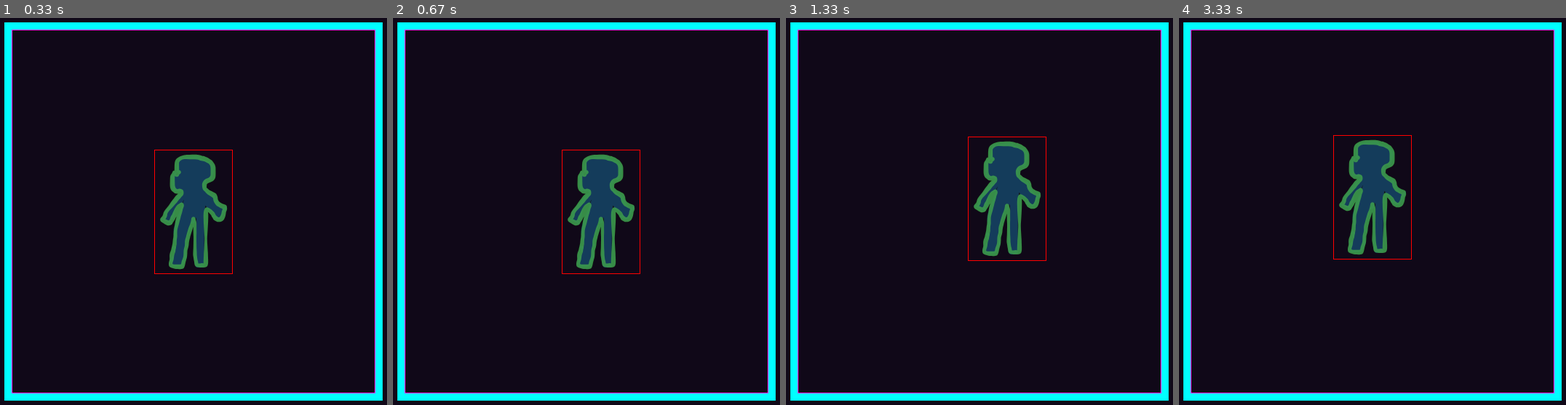
Above: before the commit, frames 1-4 (left to right).
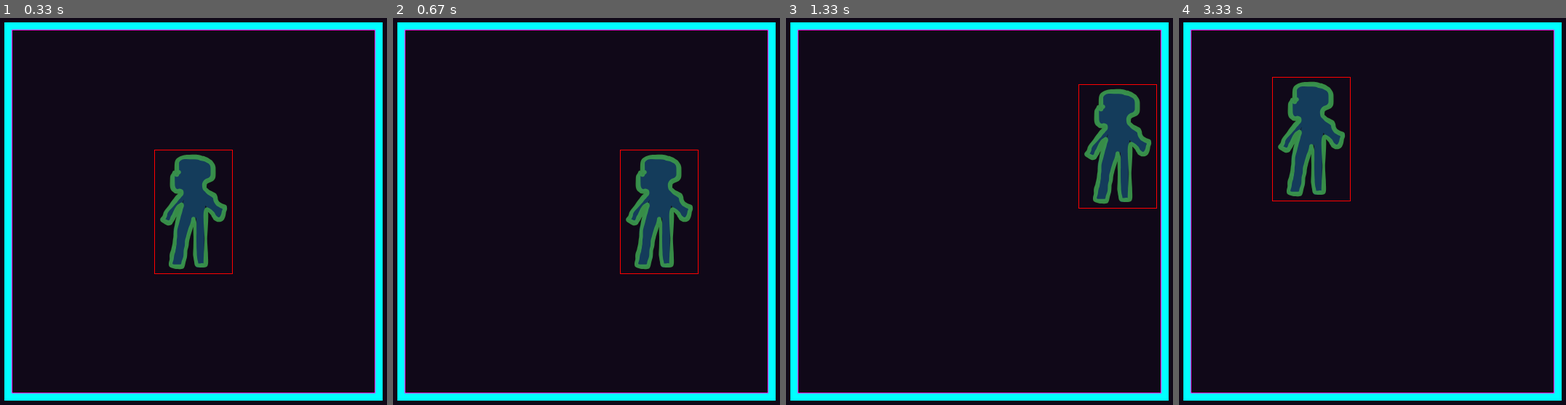
Above: after the commit, the same moments.

Repository: emmanuelvende/pygame-recipes
Game: pygame game, started from move_into_bounds.py
Two runs of this game, one before a commit and one after it. Both use one fixed random seed, a clock stepped at 60 frames per second and the inputs below.
Inputs:
- Up to frame 1 (0.33 s): no input
- Up to frame 2 (0.67 s): hold Right from 0.33 s (still down)
- Up to frame 3 (1.33 s): release Right at 0.8 s; hold Up 0.83-1.13 s; hold Right from 1.17 s (still down)
- Up to frame 4 (3.33 s): release Right at 1.63 s; hold Left 1.67-2.2 s; hold Down 2.23-2.53 s; hold Left 2.57-2.97 s; hold Up from 3 s (still down)

Frame 1 is identical in both runs. In frame 2, 6.3% of the frame differs, in the area x 43-79%, y 34-67%; in frame 3, 6.5%, in the area x 46-96%, y 17-63%; in frame 4, 6.5%.

Commit message:
Entity.get_rect() facility method

Diff:
--- a/morepygame/entity.py
+++ b/morepygame/entity.py
@@ -27,34 +27,55 @@
             self.pos[i] - center[i] for i in range(len(self._pos_vec))
         )
 
-    def stays_into_bounds(self, bounding_rect, x_offset=0, y_offset=0):
+    def get_rect(self):
         """
-        x_offset and y_offset shall be positive
+        Return a `pygame.Rect` indicating
         """
         if self.surface:
             w, h = self.surface.get_width(), self.surface.get_height()
             lefttop = self._display_pos
-            me_rect = pygame.Rect(lefttop, (w, h))
+            return pygame.Rect(lefttop, (w, h))
         else:
-            me_rect = pygame.Rect(self._pos_vec, (0, 0))
-        offset_top = me_rect.top - bounding_rect.top
-        offset_bottom = bounding_rect.bottom - me_rect.bottom
-        offset_left = me_rect.left - bounding_rect.left
-        offset_right = bounding_rect.right - me_rect.right
+            return pygame.Rect(self._pos_vec, (0, 0))
+
+    def stays_into_bounds(
+        self,
+        bounding_rect,
+        left_offset=0,
+        right_offset=0,
+        top_offset=0,
+        bottom_offset=0,
+    ):
+        """
+        `_offset` values are the allowed offsets out of bounds.
+
+        Example: if `top_offset == 10` then the entity is allowed to enter
+        10px at the top of the bounding rect.
+
+        A negative offset value indicates a distance to stay away from
+        the corresponding bounding edge.
+        """
+        me_rect = self.get_rect()
+        my_offset_top = me_rect.top - bounding_rect.top
+        my_offset_bottom = bounding_rect.bottom - me_rect.bottom
+        my_offset_left = me_rect.left - bounding_rect.left
+        my_offset_right = bounding_rect.right - me_rect.right
 
         dx, dy = 0, 0
-        if offset_top + y_offset < 0:
-            dy = abs(offset_top + y_offset)
-        elif offset_bottom + y_offset < 0:
-            dy = -abs(offset_bottom + y_offset)
-        if offset_left + x_offset < 0:
-            dx = abs(offset_left + x_offset)
-        elif offset_right + x_offset < 0:
-            dx = -abs(offset_right + x_offset)
-        if (dx,dy) != (0,0):
-            pos_v = Vec(self.pos)
-            pos_v += Vec(dx, dy)
-            self.pos = pos_v[0], pos_v[1]
+        if my_offset_top + top_offset < 0:
+            dy = abs(my_offset_top + top_offset)
+        elif my_offset_bottom + bottom_offset < 0:
+            dy = -abs(my_offset_bottom + bottom_offset)
+        if my_offset_left + left_offset < 0:
+            dx = abs(my_offset_left + left_offset)
+        elif my_offset_right + right_offset < 0:
+            dx = -abs(my_offset_right + right_offset)
+        if (dx, dy) != (0, 0):
+            self.pos += Vec(dx, dy)
+
+    def stay_out_of_bounds(self, bounding_rect):
+        pass
+
 
     def apply_image(self, img_filepath, colorkey=None):
         self.apply_surface(pygame.image.load(img_filepath), colorkey)
--- a/move_into_bounds.py
+++ b/move_into_bounds.py
@@ -1,5 +1,6 @@
 import pygame
 import morepygame
+import morepygame.keyboard
 from pygame import *
 from pygame.math import Vector2 as Vec
 
@@ -33,28 +34,15 @@
             if event.key == pygame.K_q:
                 running = False
 
-    keys_pressed = pygame.key.get_pressed()
-    dx, dy = 0, 0
-    if keys_pressed[K_LEFT]:
-        dx = -1
-    if keys_pressed[K_RIGHT]:
-        dx = 1
-    if keys_pressed[K_UP]:
-        dy = -1
-    if keys_pressed[K_DOWN]:
-        dy = 1
+    dxdy = morepygame.keyboard.get_moving_amount()
+    if dxdy:
+        player.pos += dxdy
 
-    pos = Vec(player.pos)
-    pos += Vec(dx, dy)
-    player.pos = pos
-
-    player.stays_into_bounds(inner_rect, x_offset=-10, y_offset=4)
+    player.stays_into_bounds(inner_rect, -10, 0, 10, 20)
 
     player.display_on_surface(screen)
-    rect = pygame.Rect(
-        player._display_pos,
-        (player.surface.get_rect().width, player.surface.get_rect().height),
-    )
-    pygame.draw.rect(screen, (255, 0, 0), rect, 1)
+    pygame.draw.rect(screen, (255, 0, 0), player.get_rect(), 1)
 
     pygame.display.flip()
+
+    clock.tick(60)
--- a/soccer.py
+++ b/soccer.py
@@ -1,5 +1,7 @@
 import pygame
 import morepygame
+import morepygame.keyboard
+from pygame.math import Vector2 as Vec
 
 
 def display_collision_on_surface(surface, entity, other):
@@ -13,7 +15,7 @@
         morepygame.draw_arrow(surface, collision_pos, collision_arrow_vec, 3, YELLOW)
 
 
-def manage_collision(entity, other):
+def manage_bouncing(entity, other):
     _, normal_vec = entity.collide(other, compute_normal=True)
     if normal_vec:
         entity.speed_vec.reflect_ip(normal_vec)
@@ -25,6 +27,7 @@
 BALL_COLOR = 128, 222, 248
 WHITE = 242, 242, 232
 OFFSET = 50
+GROUND_COLOR = 8, 64, 16
 
 
 pygame.init()
@@ -47,12 +50,15 @@
 player.apply_image("hero.png", colorkey=COLOR_KEY)
 player.pos = 200, 200
 
+LINE_WIDTH = 10
 ground_surf = pygame.Surface((W - 2 * OFFSET, H - 2 * OFFSET))
 ground_surf.fill(BG_COLOR)
-pygame.draw.rect(ground_surf, WHITE, ground_surf.get_rect(), width=10)
+pygame.draw.rect(ground_surf, WHITE, ground_surf.get_rect(), width=LINE_WIDTH)
 ground = morepygame.Entity()
 ground.apply_surface(ground_surf, colorkey=BG_COLOR)
 ground.pos = screen.get_rect().center
+
+ground_rect = ground.get_rect()
 
 entities = ground, player, ball
 
@@ -61,7 +67,7 @@
 display_collisions = False
 dt = 0
 while running:
-    screen.fill(BG_COLOR)
+    screen.fill(GROUND_COLOR)
     for event in pygame.event.get():
         if event.type == pygame.QUIT:
             running = False
@@ -72,7 +78,13 @@
                 paused = not paused
             elif event.key == pygame.K_d:
                 display_collisions = not display_collisions
-    # player.pos = pygame.mouse.get_pos()
+
+    dxdy = morepygame.keyboard.get_moving_amount()
+    if dxdy:
+        player.pos += dxdy
+
+    OFFSETS = 4 * (-LINE_WIDTH,)
+    player.stays_into_bounds(ground_rect, *OFFSETS)
 
     for entity in entities:
         entity.display_on_surface(screen)
@@ -82,8 +94,10 @@
         display_collision_on_surface(screen, ball, ground)
         display_collision_on_surface(screen, player, ground)
 
-    manage_collision(ball, ground)
-    manage_collision(ball, player)
+    manage_bouncing(ball, ground)
+    manage_bouncing(ball, player)
+
+    ball.stays_into_bounds(ground_rect, *OFFSETS)
 
     pygame.display.flip()
 
